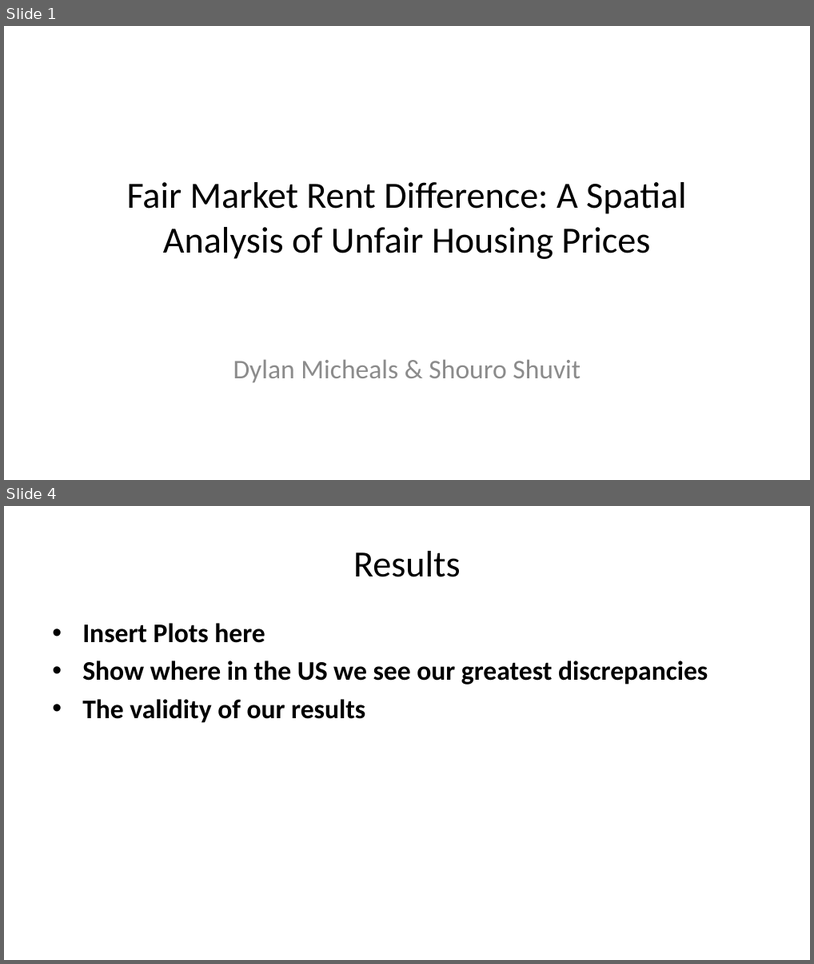
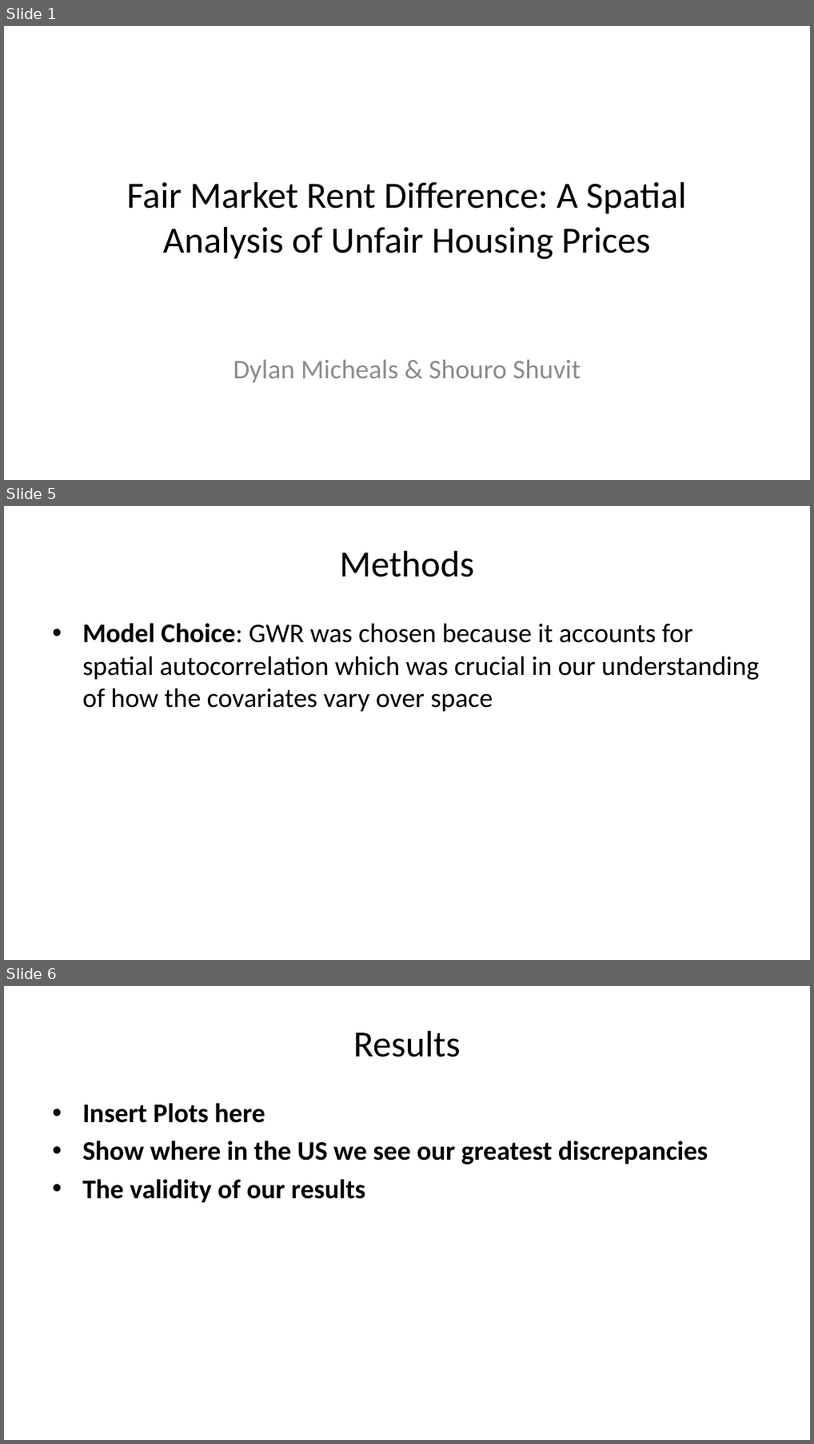
Before and after one commit to dylpickle123780/STAT489_Research_Project, a slide deck: presentation/final-presentation.pptx. Shown one above the other, each under a label of ours: slides 1 and 4 before the commit, slides 1, 5 and 6 after it; the slides between them are not shown. The pictures are 814x964 and 814x1444 pixels, drawn with LibreOffice and Linux fonts; fonts in the diff are those of the drawing. Boxes give left, top, right and bottom in pixels: in the first picture for what was removed or moved away, otherwise in the second. Text is boxed around its words. In the diff, an @@ line names an element or a change of style, - is before the commit and + after.

```diff
--- a/presentation/final-presentation.pptx
+++ b/presentation/final-presentation.pptx
@@ slide 5 added at (x1=4, y1=506, x2=810, y2=960), background #FFFFFF @@
@@ title added at (x1=340, y1=551, x2=475, y2=577), 33 pt, text #000000 @@
+Methods
@@ text added at (x1=82, y1=623, x2=759, y2=712), 24 pt, text #000000 @@
+• Model Choice: GWR was chosen because it accounts for spatial autocorrelation which was crucial in our understanding of how the covariates vary over space
@@ what was slide 4 is now slide 6 @@
```
Also in this commit, not shown: 4 slides changed, 1 other slide added.
